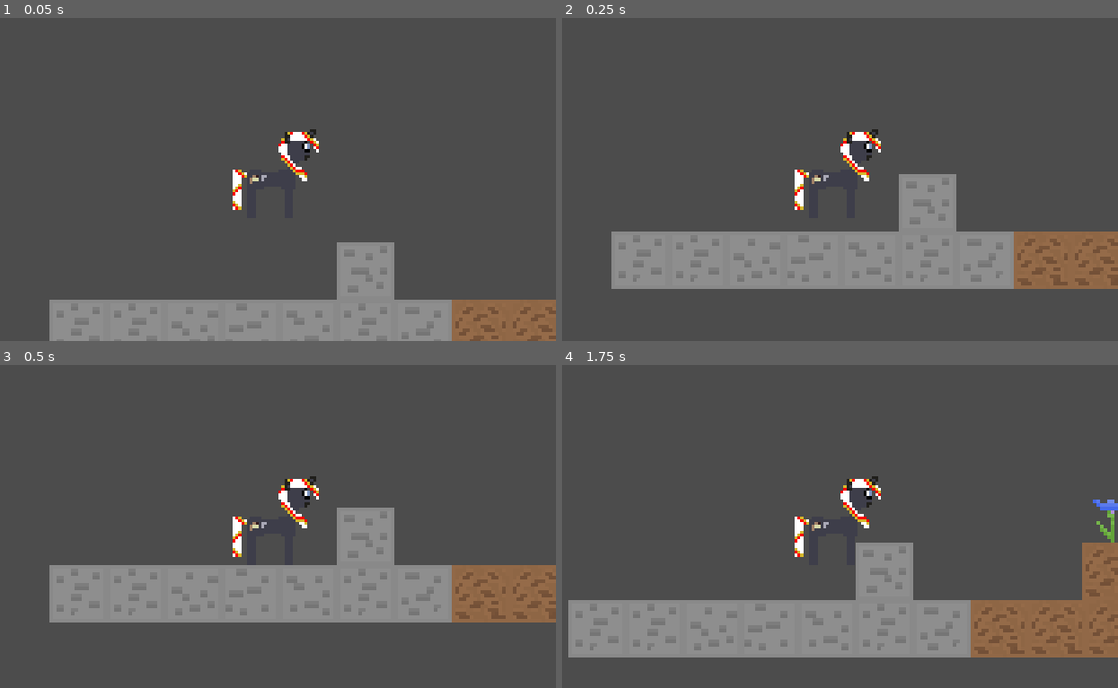
Above: before the commit, frames 1-4 (two rows, left to right).
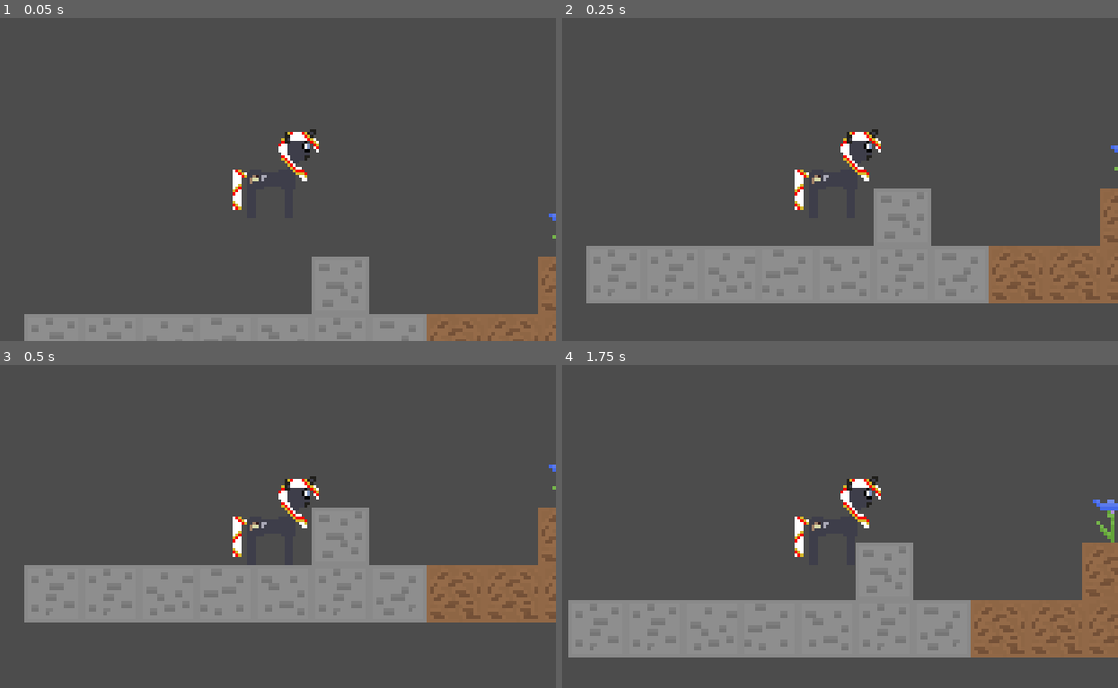
Above: after the commit, the same moments.

Repository: SilkRose/Roll-Pony-Game
Game: Godot game, scene res://World.tscn
Two runs of this game, one before a commit and one after it. Both use one fixed random seed, a clock stepped at 60 frames per second and the inputs below.
Inputs:
- Up to frame 1 (0.05 s): no input
- Up to frame 2 (0.25 s): no input
- Up to frame 3 (0.5 s): no input
- Up to frame 4 (1.75 s): hold Right (ui_right) 0.53-1.28 s; tap Space (jump) at 0.77, 1.52 s; hold Down (ui_down) from 1.28 s (still down)

The runs differ from the first frame. In frame 1, 7.5% of the frame differs, in the area x 4-100%, y 60-100%; in frame 2, 13%, in the area x 4-100%, y 39-89%; in frame 3, 6.0%; in frame 4, nothing differs.

Commit message:
Remove old code

Diff:
--- a/Player.gd
+++ b/Player.gd
@@ -12,12 +12,7 @@
 onready var sprite = $Playerx32
 
 func _physics_process(delta):
-	#var input_vector = Vector2.ZERO
-	#input_vector.x = Input.get_action_strength("ui_right") - Input.get_action_strength("ui_left")
-	#input_vector.y = Input.get_action_strength("ui_down") - Input.get_action_strength("ui_up")
-	#input_vector = input_vector.normalized()
 	var direction = sign(Input.get_action_strength("ui_right") - Input.get_action_strength("ui_left"))
-
 	var jumping = Input.is_action_pressed("jump")
 	var on_ground = velocity.y == 0
 	if on_ground && jumping:
@@ -31,7 +26,6 @@
 
 	local_hold -= delta
 
-
 	if direction > 0:
 		sprite.flip_h = false
 		$CollisionPolygon2D.scale.x = 0.8
@@ -41,8 +35,7 @@
 
 	velocity.x = int(move_toward(velocity.x, MAX_SPEED * direction, ACCELERATION * delta))
 	velocity.y = int(move_toward(velocity.y, max_fall_speed, gravity * delta))
-	#global_position.x += (velocity.x * delta)
-	#global_position.y += (velocity.y * delta)
+
 	print(velocity)
 	#if input_vector != Vector2.ZERO:
 		#velocity.x = velocity.move_toward(input_vector * MAX_SPEED, ACCELERATION * delta)
--- a/World.tscn
+++ b/World.tscn
@@ -13,7 +13,7 @@
 [node name="World" type="Node2D"]
 
 [node name="Player" parent="." instance=ExtResource( 2 )]
-position = Vector2( 46, 39 )
+position = Vector2( 53, 35 )
 
 [node name="StaticBody2D2" type="StaticBody2D" parent="."]
 position = Vector2( 97, 74 )
